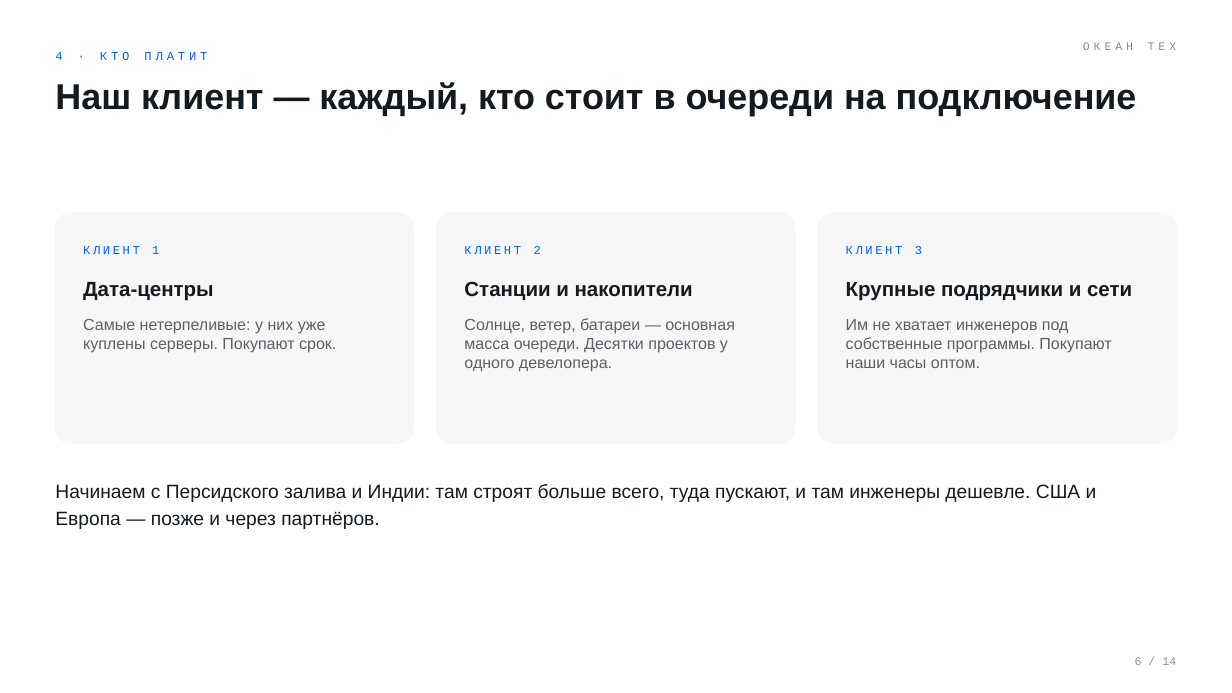
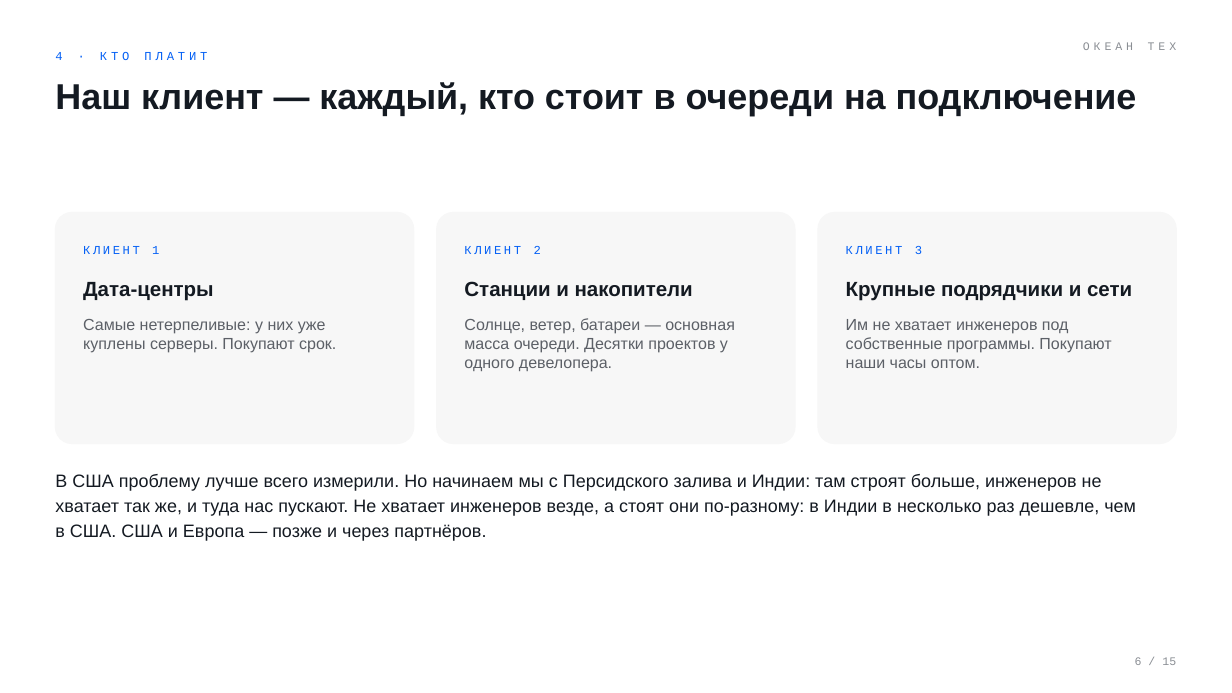
Before and after one commit to komoroshin/research, a slide deck: slide 6 of ai-case-library/research/ventures/grid-plain-deck.pptx. Drawn at 1232x693 pixels with LibreOffice and Linux fonts; fonts in the diff are those of the drawing. Boxes give left, top, right and bottom in pixels: in the first picture for what was removed or moved away, otherwise in the second. Text is boxed around its words. In the diff, an @@ line names an element or a change of style, - is before the commit and + after.

```diff
--- a/ai-case-library/research/ventures/grid-plain-deck.pptx
+++ b/ai-case-library/research/ventures/grid-plain-deck.pptx
@@ text at [55,474,1136,541]: text changed; size 15 to 14 pt @@
-Начинаем с Персидского залива и Индии: там строят больше всего, туда пускают, и там инженеры дешевле. США и Европа — позже и через партнёров.
+В США проблему лучше всего измерили. Но начинаем мы с Персидского залива и Индии: там строят больше, инженеров не хватает так же, и туда нас пускают. Не хватает инженеров везде, а стоят они по-разному: в Индии в несколько раз дешевле, чем в США. США и Европа — позже и через партнёров.
@@ text at [1135,657,1176,665]: text changed @@
-6 / 14
+6 / 15
```
Also in this commit, not shown: 12 other slides changed, 1 slide added, 3 other files.
